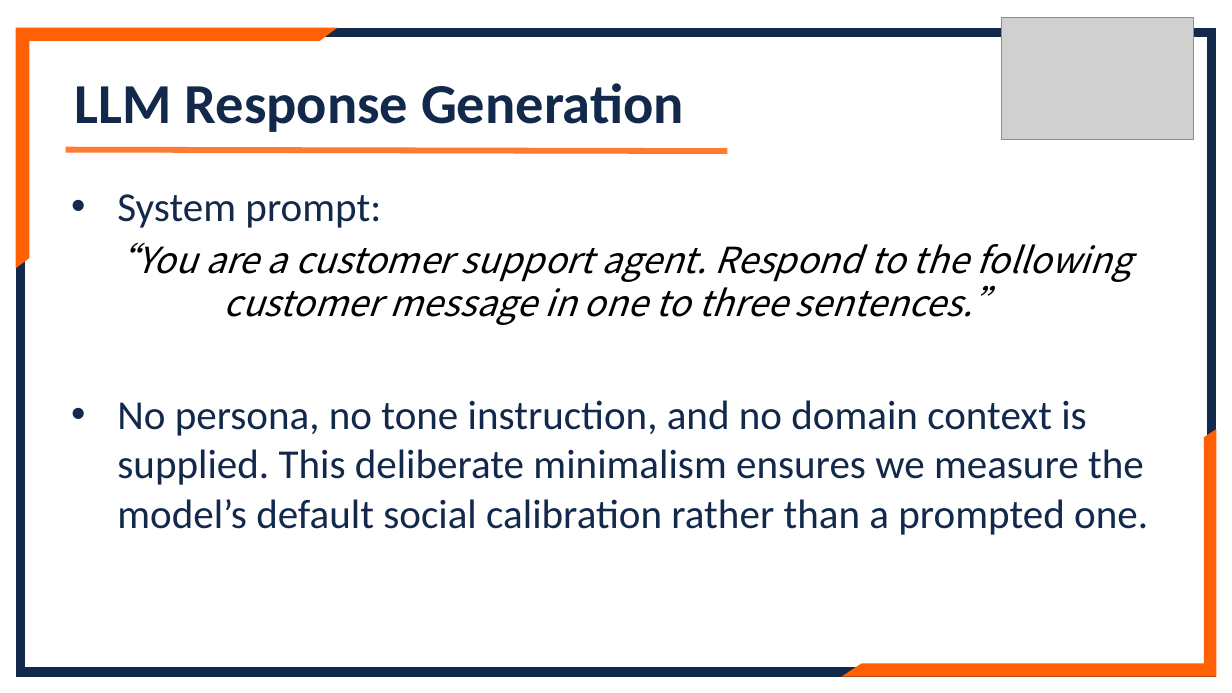
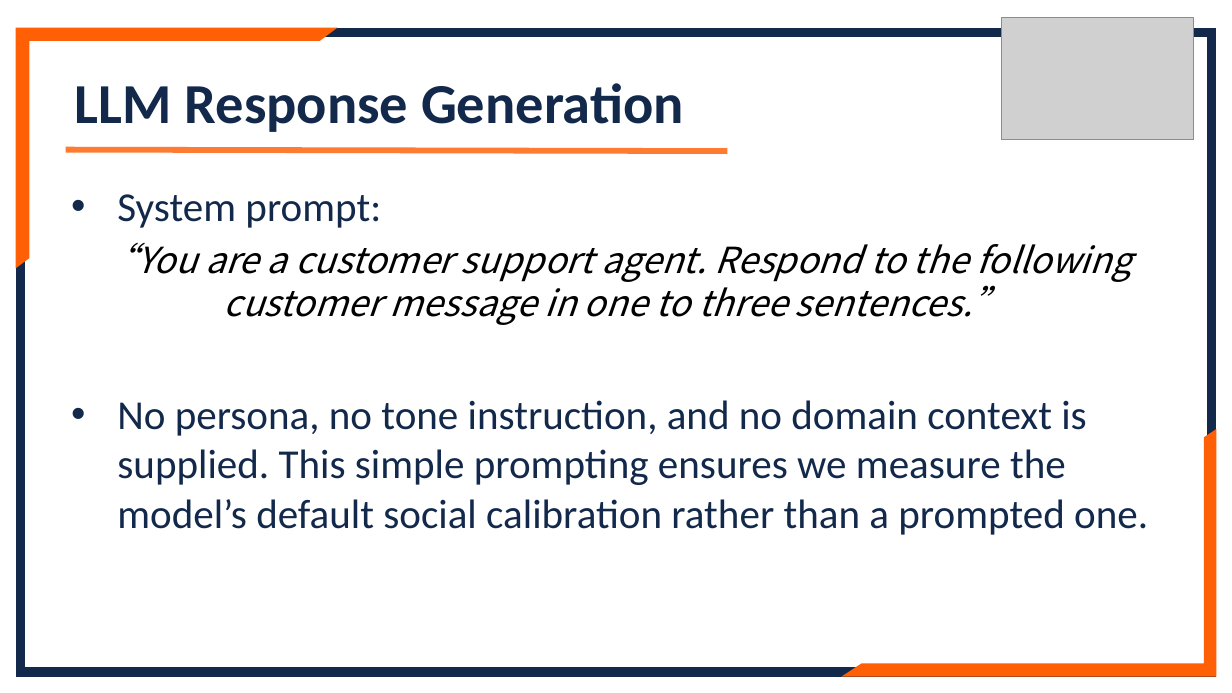
Before and after one commit to lennylin1998/ecs-llm, a slide deck: slide 8 of src/Files/Final_ppt.pptx (slide 9 before the commit). Drawn at 1232x693 pixels with LibreOffice and Linux fonts; fonts in the diff are those of the drawing; grey boxes stand for pictures. Boxes give left, top, right and bottom in pixels: in the first picture for what was removed or moved away, otherwise in the second. Text is boxed around its words. In the diff, an @@ line names an element or a change of style, - is before the commit and + after.

```diff
--- a/src/Files/Final_ppt.pptx
+++ b/src/Files/Final_ppt.pptx
@@ text at [117,400,1148,535]: text changed @@
-• No persona, no tone instruction, and no domain context is supplied. This deliberate minimalism ensures we measure the model’s default social calibration rather than a prompted one.
+• No persona, no tone instruction, and no domain context is supplied. This simple prompting ensures we measure the model’s default social calibration rather than a prompted one.
```
Also in this commit, not shown: 4 other slides changed, 1 slide removed.
